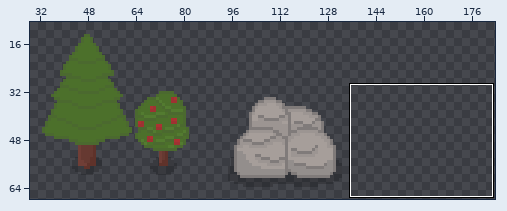
One commit to this sprite sheet: Assets/Textures/Nature.png. The first picture is a wide view before the edit; the outline marks the close-up.
Close-up. Before the commit:
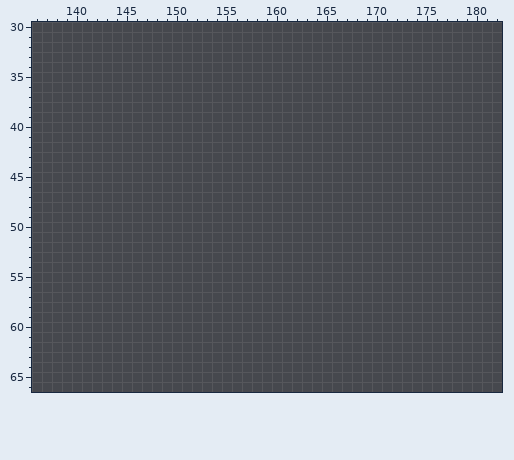
The file is 256x256 pixels. Colours within 5 levels of each other are drawn and written as one. Shown: x 136..182, y 30..66. The wide view leaves out empty margins.
Once edited:
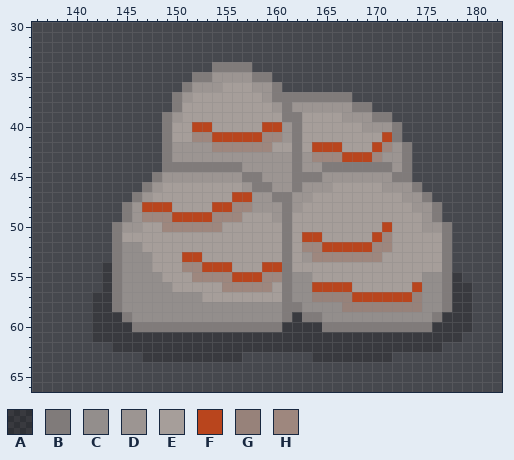
Palette (. is transparent): A #00000030  B #807b7a  C #938e8c  D #9c9592  E #a69e9a  F #b9451d  G #97827a  H #9e877e
Changes in this commit:
y 34: x 154..157 .... -> BBBB
y 35: x 152..159 ........ -> BBDDDDBB
y 36: x 151..160 .......... -> BDDDEEEDDB
y 37: x 150..167 .................. -> BDEEEEEEEDBBBBBBBB
y 38: x 150..169 .................... -> BEEEEEEEEEDBDDDDDDBB
y 39: x 149..171 ....................... -> BDEEEEEEEEEEBBEEEEDDDBB
y 40: x 149..172 ........................ -> BEEFFEEEEEFFDBEEEEEEDDDB
y 41: x 149..172 ........................ -> BEEHHFFFFFHHDBEEEEEEEEFB
y 42: x 149..173 ......................... -> BDDDDHHHHHHEEBEFFFEEEFHDB
y 43: x 149..173 ......................... -> BDDDDDDDDDDDDBDHHHFFFHDDB
y 44: x 149..173 ......................... -> BBBBBBBBDDDDDBDDBBBBBBBDB
y 45: x 148..173 .......................... -> BDDDDDDDDBBDDDBBBDDDDDDDBB
y 46: x 147..174 ............................ -> BDEEEEEEEEDBBDDBDDDEEEEEDDDB
y 47: x 146..175 .............................. -> BDEEEEEEEEFFDDBBDDEEEEEEEEEDDB
y 48: x 145..176 ................................ -> BDFFFEEEEFFHHDDDBDEEEEEEEEEEEDDB
y 49: x 145..176 ................................ -> BDHHHFFFFHHHEEEDBEEEEEEEEEEEEEDB
y 50: x 144..177 .................................. -> BDDEEHHHHHHEEEEEEBEEEEEEEEEFEEEDDB
y 51: x 144..177 .................................. -> BEEEEEEEEEEEEEEEEBEFFEEEEEFHEEEEEB
y 52: x 144..177 .................................. -> BCCEEEEEEEEEEEEEEBEHHFFFFFHHEEEEEB
y 53: x 144..177 .................................. -> BCCCEEEFFEEEEEEEEBEDHHHHHHHEEEEEEB
y 54: x 143..177 ................................... -> ABCCCEEEHHFFFEEEFFBEEEEEEEEEEEEEEEB
y 55: x 143..178 .................................... -> ABCCCCEEEHHHHFFFHHBCCEEEEEEEEEEECCBA
y 56: x 143..179 ..................................... -> ABCCCCCEEEEEHHHHHEBCCFFFFEEEEEEFCCBAA
y 57: x 142..179 ...................................... -> AABCCCCCCCCEEEEEEEEBCCGGGGFFFFFFGCCBAA
y 58: x 142..179 ...................................... -> AABCCCCCCCCCCCCCCCCBBCCCCGGGGGGGGCCBAA
y 59: x 142..179 ...................................... -> AAABCCCCCCCCCCCCCCCBABBCCCCCCCCCCCBAAA
y 60: x 142..179 ...................................... -> AAAABBBBBBBBBBBBBBBAAAABBBBBBBBBBBAAAA
y 61: x 142..178 ..................................... -> AAAAAAAAAAAAAAAAAAAAAAAAAAAAAAAAAAAAA
y 62: x 144..176 ................................. -> AAAAAAAAAAAAAAAAAAAAAAAAAAAAAAAAA
y 63: x 147..156 .......... -> AAAAAAAAAA; x 164..171 ........ -> AAAAAAAA
Pixel boxes of the changes (left, top, right, bottom) in both close-ups:
added: (92, 62, 472, 362)
